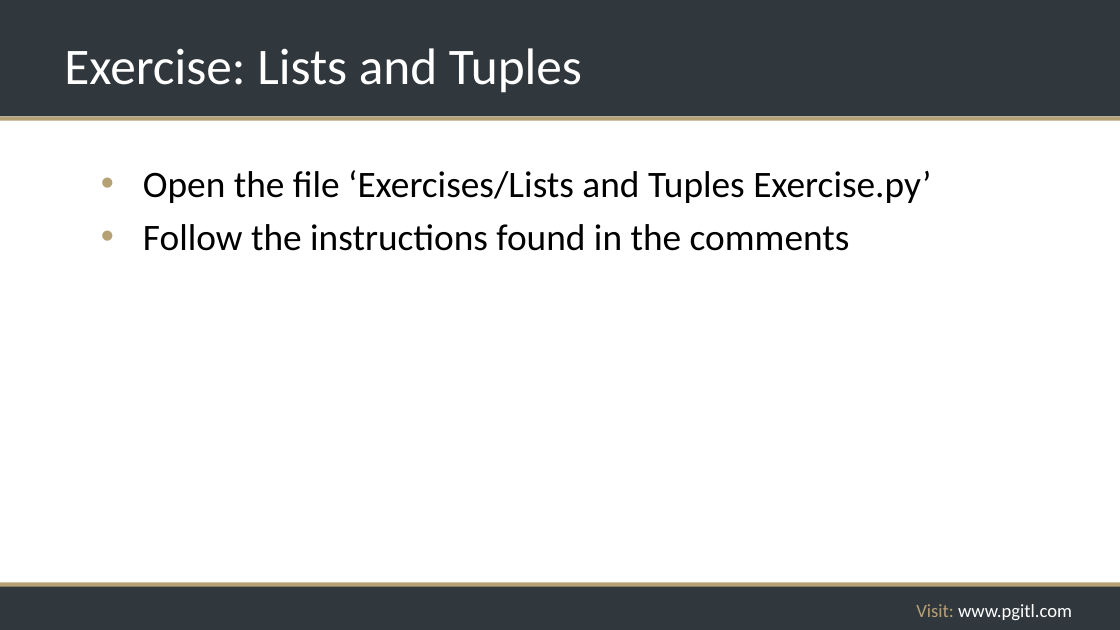
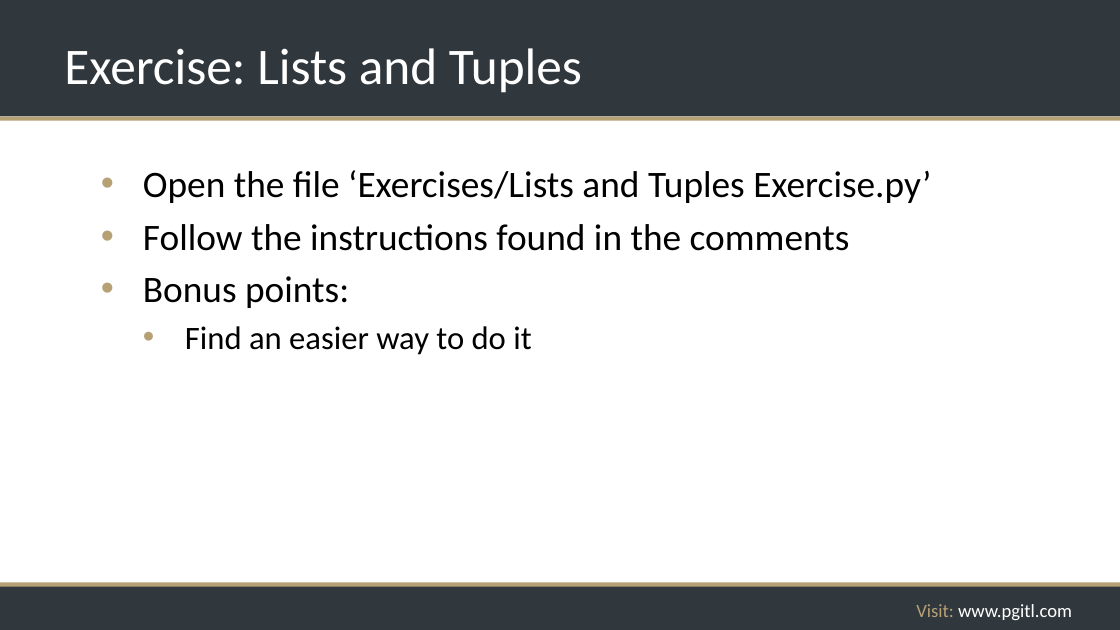
Before and after one commit to rikkouri/project-a, a slide deck: slide 66 of Programming Foundations.pptx. Drawn at 1120x630 pixels with LibreOffice and Linux fonts; fonts in the diff are those of the drawing; background and template pictures are left out. Boxes give left, top, right and bottom in pixels: in the first picture for what was removed or moved away, otherwise in the second. Text is boxed around its words. In the diff, an @@ line names an element or a change of style, - is before the commit and + after.

```diff
--- a/Programming Foundations.pptx
+++ b/Programming Foundations.pptx
@@ text at box(143, 276, 531, 355): paragraphs added @@
+• Bonus points:
+  • Find an easier way to do it
```
Also in this commit, not shown: 3 other slides changed.
